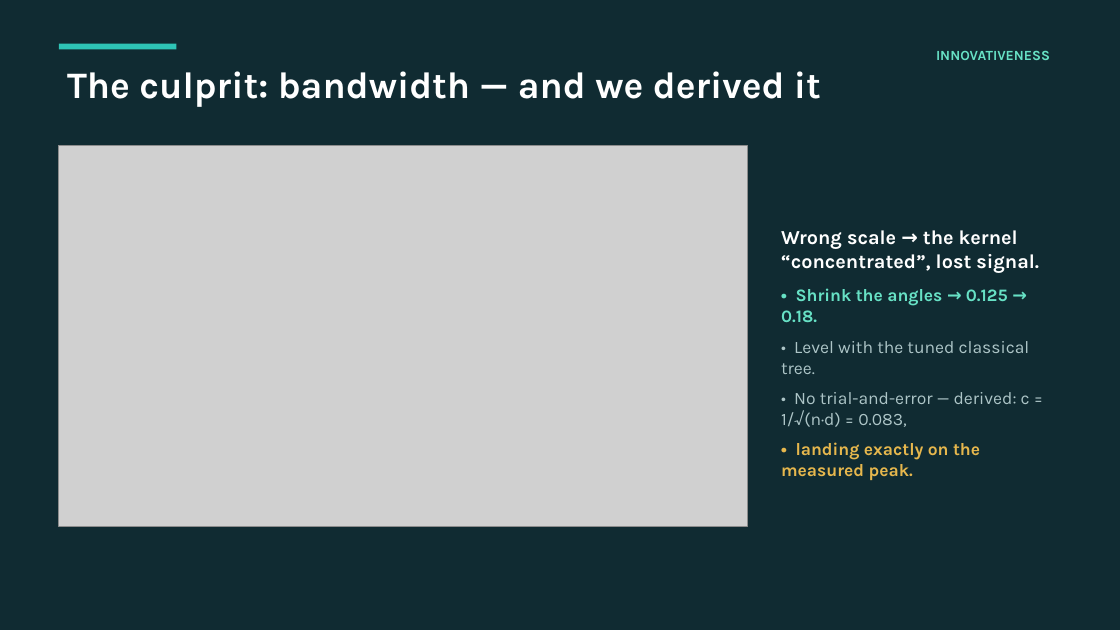
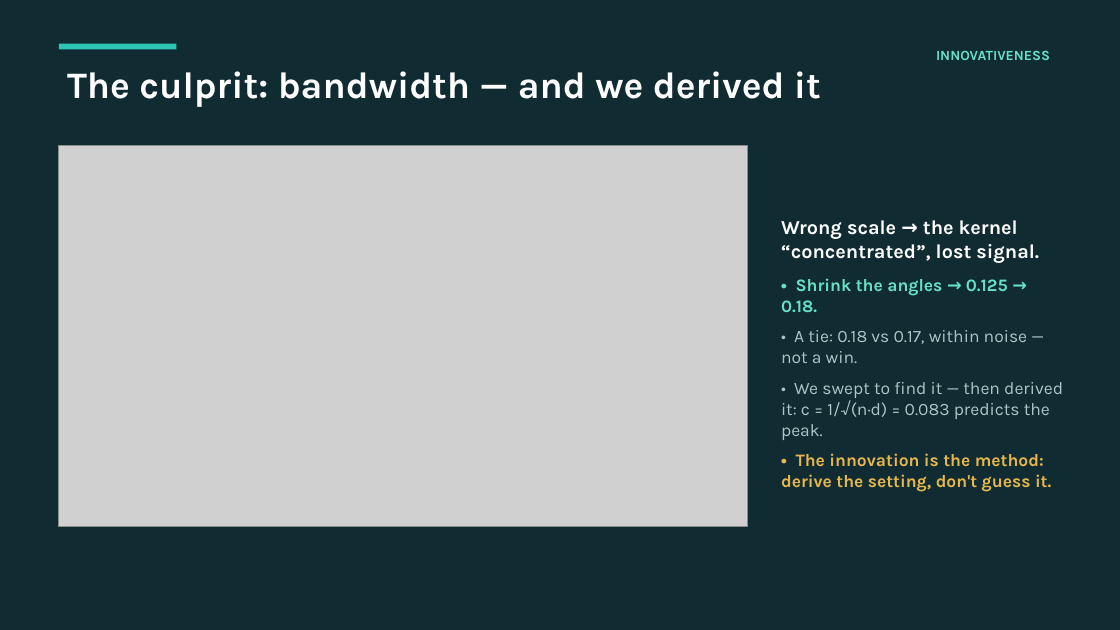
Before and after one commit to ELNAUL99/q-sieve, a slide deck: slide 5 of QSIEVE_pitch.pptx. Drawn at 1120x630 pixels with LibreOffice and Linux fonts; fonts in the diff are those of the drawing; grey boxes stand for pictures. Boxes give left, top, right and bottom in pixels: in the first picture for what was removed or moved away, otherwise in the second. Text is boxed around its words. In the diff, an @@ line names an element or a change of style, - is before the commit and + after.

```diff
--- a/QSIEVE_pitch.pptx
+++ b/QSIEVE_pitch.pptx
@@ text at bbox=[781, 330, 1063, 492]: text changed @@
-• Level with the tuned classical tree.
-• No trial-and-error — derived: c = 1/√(n·d) = 0.083,
-• landing exactly on the measured peak.
+• A tie: 0.18 vs 0.17, within noise — not a win.
+• We swept to find it — then derived it: c = 1/√(n·d) = 0.083 predicts the peak.
+• The innovation is the method: derive the setting, don't guess it.
```
Also in this commit, not shown: 3 other slides changed, 2 other files.
